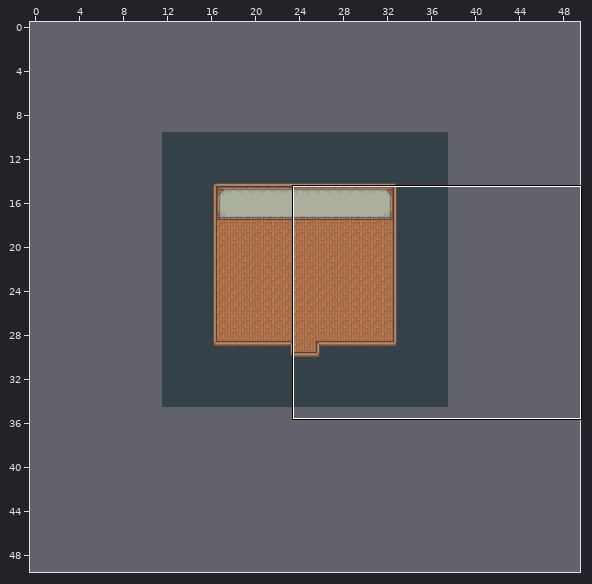
Tiled map: valland-town-basictemplate.tmx. The picture above shows the old version from afar; the outline marks the close-up.
Close-up. First the earlier version:
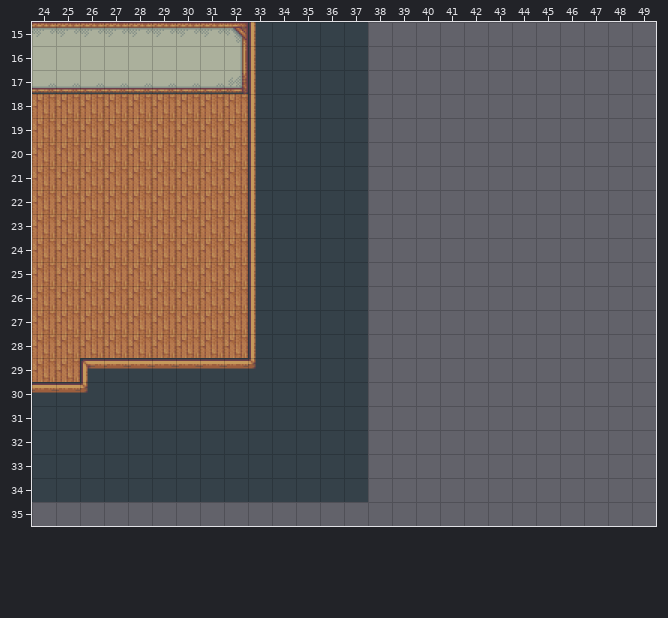
Cells are 32x32 px. Shown: x 24..49, y 15..35. The commit also changed other parts of the map, which this record leaves out. The old version is drawn lined up with the new one.
New version:
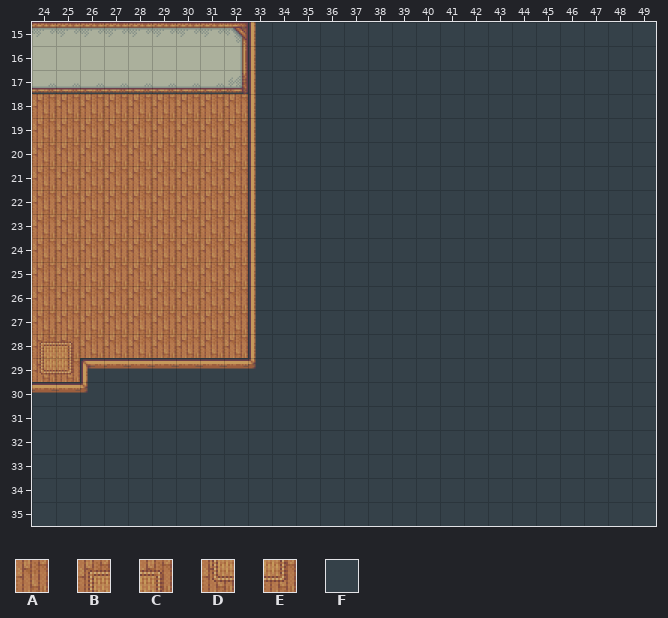
Key: from "inside": A 48, B 377, C 378, D 424, E 425; from "inside_ceilingborders_updated": F 16.
_ is an empty cell, # one hidden under a higher layer, . an unchanged one.
Difference:
map size 26x26 -> 50x50 cells (old content now starts at 12,10; both pictures use the new coordinates)
--- layer "Floor"
@@ x 24..25 @@
-28 AA
-29 ##
+28 BC
+29 DE
--- layer "Collision"
@@ x 24..49 @@
-15 ..............____________
-16 ..............____________
-17 ..............____________
-18 ..............____________
-19 ..............____________
-20 ..............____________
-21 ..............____________
-22 ..............____________
-23 ..............____________
-24 ..............____________
-25 ..............____________
-26 ..............____________
-27 ..............____________
-28 ..............____________
-29 ..............____________
-30 ..............____________
-31 ..............____________
-32 ..............____________
-33 ..............____________
-34 ..............____________
-35 __________________________
+15 ..............FFFFFFFFFFFF
+16 ..............FFFFFFFFFFFF
+17 ..............FFFFFFFFFFFF
+18 ..............FFFFFFFFFFFF
+19 ..............FFFFFFFFFFFF
+20 ..............FFFFFFFFFFFF
+21 ..............FFFFFFFFFFFF
+22 ..............FFFFFFFFFFFF
+23 ..............FFFFFFFFFFFF
+24 ..............FFFFFFFFFFFF
+25 ..............FFFFFFFFFFFF
+26 ..............FFFFFFFFFFFF
+27 ..............FFFFFFFFFFFF
+28 ..............FFFFFFFFFFFF
+29 ..............FFFFFFFFFFFF
+30 ..............FFFFFFFFFFFF
+31 ..............FFFFFFFFFFFF
+32 ..............FFFFFFFFFFFF
+33 ..............FFFFFFFFFFFF
+34 ..............FFFFFFFFFFFF
+35 FFFFFFFFFFFFFFFFFFFFFFFFFF
--- layer "Overlay"
@@ x 24..25 @@
-29 AA
+29 __
